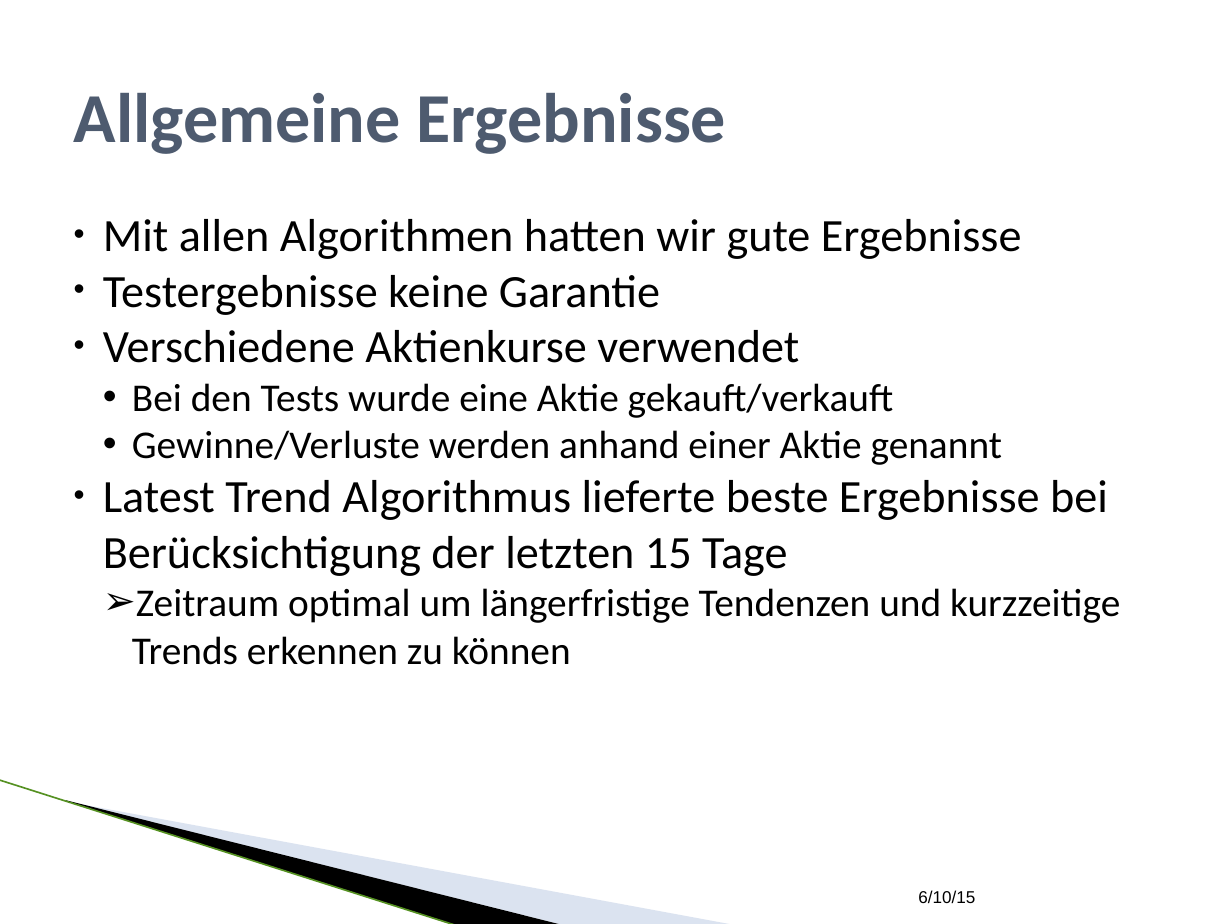
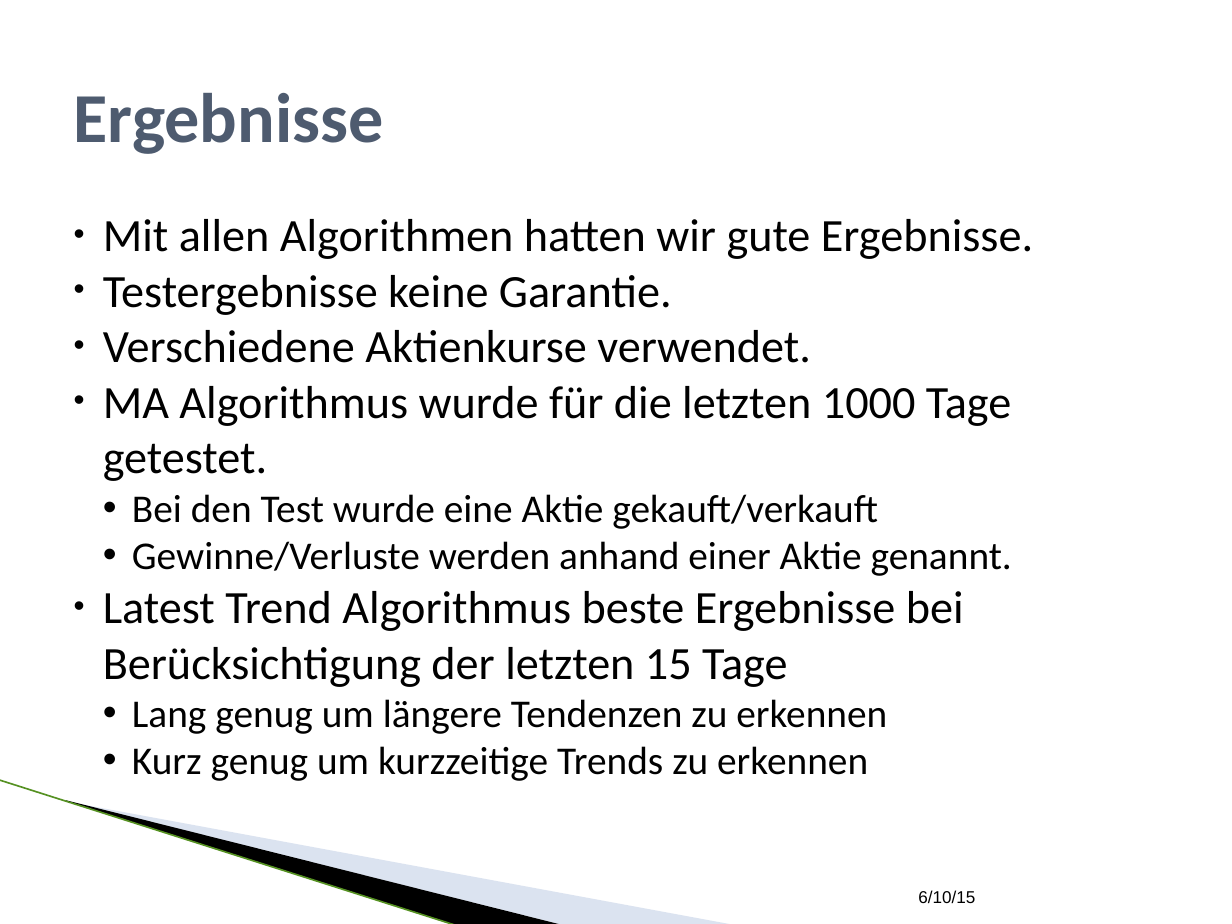
Before and after one commit to SEPSkyware6MM/StockForecast, a slide deck: slide 12 of ALR_Vortrag.pptx (slide 18 before the commit). Drawn at 1232x924 pixels with LibreOffice and Linux fonts; fonts in the diff are those of the drawing; background and template pictures are left out. Boxes give left, top, right and bottom in pixels: in the first picture for what was removed or moved away, otherwise in the second. Text is boxed around its words. In the diff, an @@ line names an element or a change of style, - is before the commit and + after.

```diff
--- a/ALR_Vortrag.pptx
+++ b/ALR_Vortrag.pptx
@@ text at (x1=74, y1=93, x2=384, y2=154): text changed @@
-Allgemeine Ergebnisse
+Ergebnisse
@@ text at (x1=103, y1=219, x2=1033, y2=781): text changed @@
-• Mit allen Algorithmen hatten wir gute Ergebnisse
-• Testergebnisse keine Garantie
-• Verschiedene Aktienkurse verwendet
-  • Bei den Tests wurde eine Aktie gekauft/verkauft
-  • Gewinne/Verluste werden anhand einer Aktie genannt
-• Latest Trend Algorithmus lieferte beste Ergebnisse bei Berücksichtigung der letzten 15 Tage
-  ➢ Zeitraum optimal um längerfristige Tendenzen und kurzzeitige Trends erkennen zu können
+• Mit allen Algorithmen hatten wir gute Ergebnisse.
+• Testergebnisse keine Garantie.
+• Verschiedene Aktienkurse verwendet.
+• MA Algorithmus wurde für die letzten 1000 Tage getestet.
+  • Bei den Test wurde eine Aktie gekauft/verkauft
+  • Gewinne/Verluste werden anhand einer Aktie genannt.
+• Latest Trend Algorithmus beste Ergebnisse bei Berücksichtigung der letzten 15 Tage
+  • Lang genug um längere Tendenzen zu erkennen
+  • Kurz genug um kurzzeitige Trends zu erkennen
```
Also in this commit, not shown: 13 other slides changed, 2 slides added, 1 other file.
